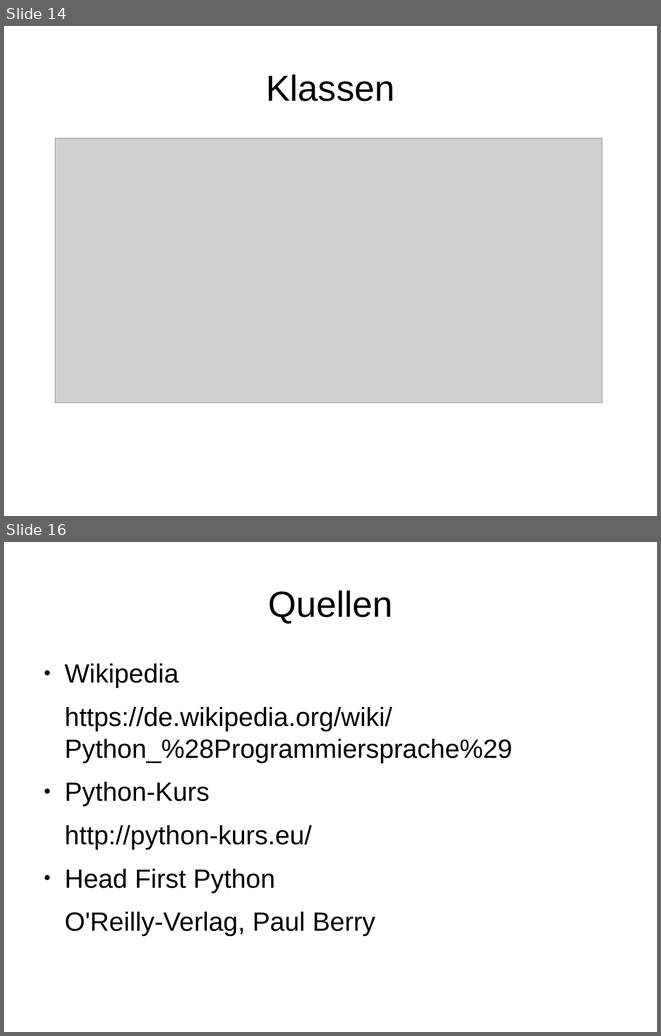
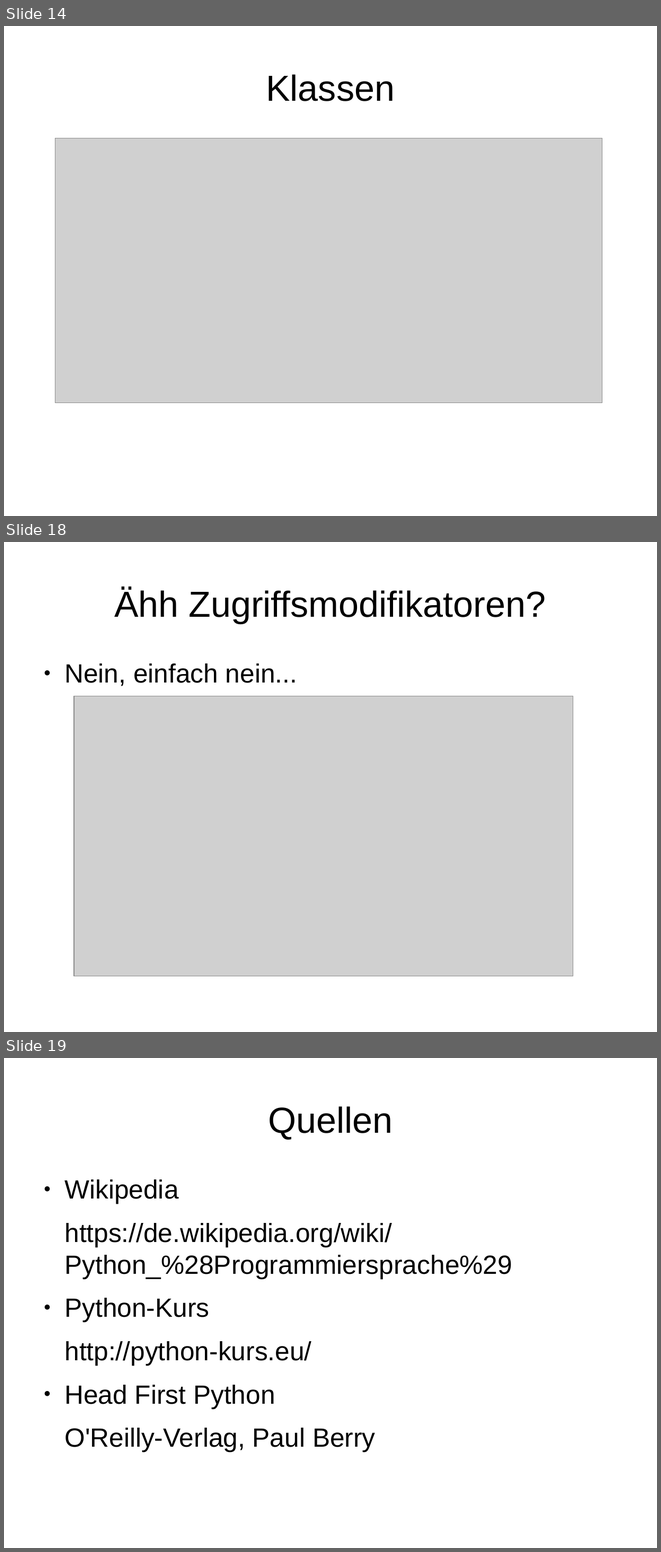
Before and after one commit to dbt0210/PythonPlayground, a slide deck: dropbox/vortrag.odp. Shown one above the other, each under a label of ours: slides 14 and 16 before the commit, slides 14, 18 and 19 after it; the slides between them are not shown. The pictures are 661x1036 and 661x1552 pixels, drawn with LibreOffice and Linux fonts; fonts in the diff are those of the drawing; grey boxes stand for pictures. Boxes give left, top, right and bottom in pixels: in the first picture for what was removed or moved away, otherwise in the second. Text is boxed around its words. In the diff, an @@ line names an element or a change of style, - is before the commit and + after.

Commit message:
added pictures, modified presentation, added bottlesofbeer.py

```diff
--- a/dropbox/vortrag.odp
+++ b/dropbox/vortrag.odp
@@ slide 18 added at (4, 542, 657, 1032), background #FFFFFF @@
@@ title added at (114, 588, 546, 623), 44 pt, text #000000 @@
+Ähh Zugriffsmodifikatoren?
@@ text added at (64, 663, 297, 686), 32 pt, text #000000 @@
+● Nein, einfach nein...
@@ picture added at (74, 696, 573, 976) @@
@@ what was slide 16 is now slide 19 @@
```
Also in this commit, not shown: 3 slides changed, 3 other slides added, 1 slide removed, 4 other files.
